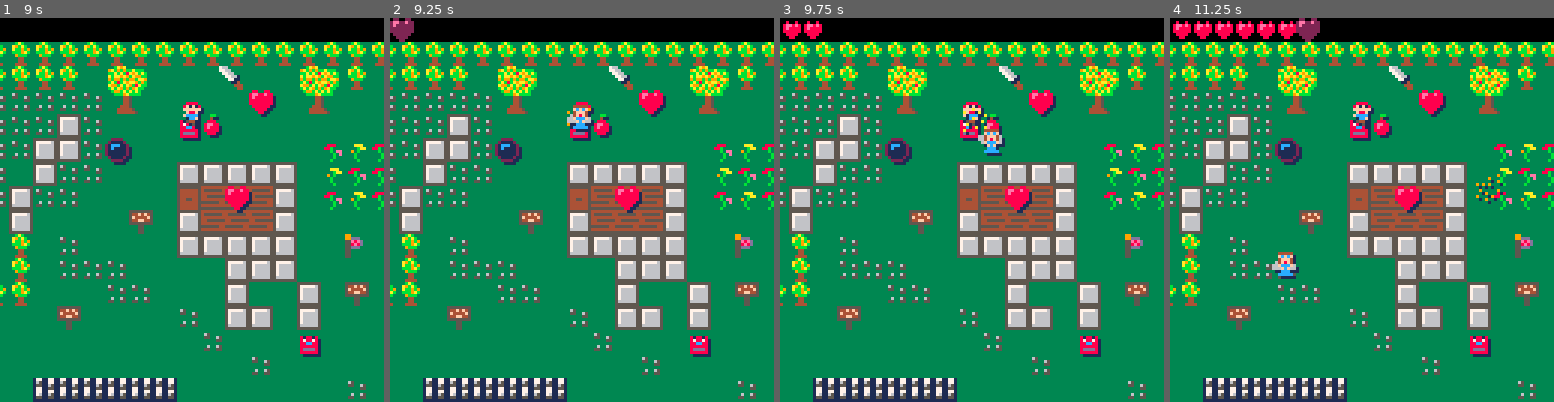
Above: before the commit, frames 1-4 (left to right).
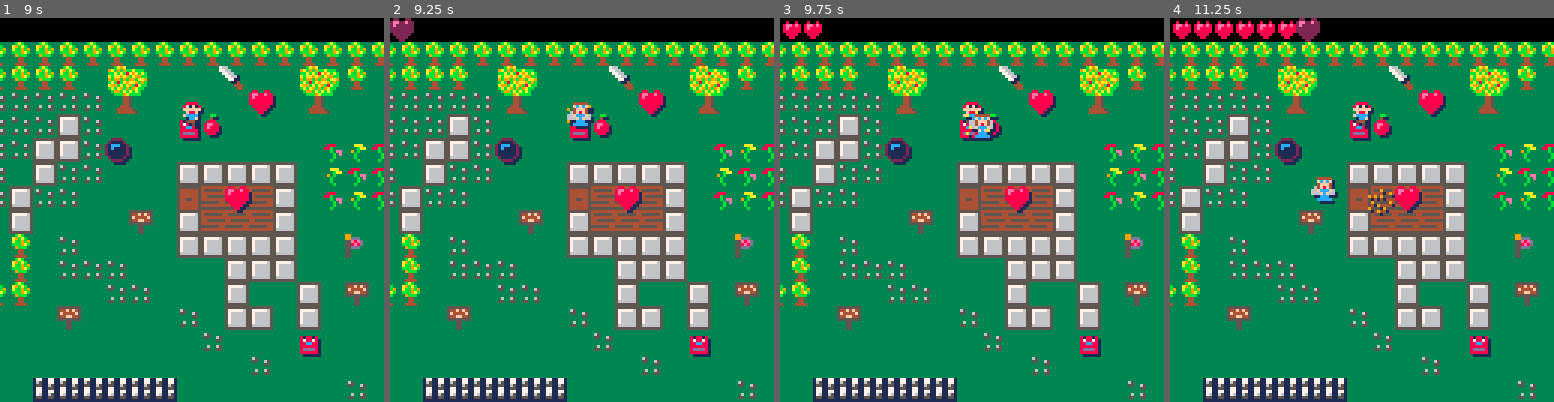
Above: after the commit, the same moments.

Repository: sdegutis/shepherdgame.com
Game: PICO-8 cartridge harbinger.p8
Same seed, same stepped clock (60 frames per second), same inputs: the game is played once before the commit and once after it.
Inputs:
- Up to frame 1 (9 s): tap O (Z key) at 0.33, 1.07, 2.22, 3.72, 5.22, 6.72, 8.22 s; tap Down at 0.7 s; tap X (X key) at 1.43, 2.07, 2.82, 3.57, 4.32, 5.07, 5.82, 6.57, 7.32, 8.07, 8.82 s; hold Up 1.97-2.63 s; hold Right 2.68-3.02 s; hold Down 3.07-3.73 s; hold Left 3.78-4.12 s; hold Up 4.17-4.5 s; hold Left 4.55-5.05 s; hold Right 5.1-5.93 s; hold Up 5.98-6.65 s; hold Right 6.7-7.03 s; hold Down 7.08-7.75 s; hold Left 7.8-8.13 s; hold Up 8.18-8.52 s; hold Left from 8.57 s (still down)
- Up to frame 2 (9.25 s): release Left at 9.07 s; hold Right from 9.12 s (still down)
- Up to frame 3 (9.75 s): keep holding Right; tap X (X key) at 9.57 s; tap O (Z key) at 9.72 s
- Up to frame 4 (11.25 s): release Right at 9.95 s; hold Up 10-10.67 s; tap X (X key) at 10.32, 11.07 s; hold Right 10.72-11.05 s; hold Down from 11.1 s (still down); tap O (Z key) at 11.22 s

Frame 1 is identical in both runs. In frame 2, 0.3% of the frame differs, in the area x 46-54%, y 21-30%; in frame 3, 0.7%; in frame 4, 1.0%, in the area x 26-87%, y 41-68%.

Commit message:
Slightly less crazy fairie

Diff:
--- a/harbinger.p8
+++ b/harbinger.p8
@@ -167,11 +167,11 @@
 
 function drawfairie()
 	if fairie then
-	 local x1 = fairie.x+sin(fairie.t/30)*fairie.t
-	 local y1 = fairie.y+cos(fairie.t/20)*fairie.t
-
-	 local x2 = fairie.x+sin(fairie.t/(30*1.1))*fairie.t
-	 local y2 = fairie.y+cos(fairie.t/(20*1.1))*fairie.t
+	 local x1 = fairie.x+sin(fairie.t/30)*fairie.t/2
+	 local y1 = fairie.y+cos(fairie.t/20)*fairie.t/2
+
+	 local x2 = fairie.x+sin(fairie.t/(30*1.05))*fairie.t/2
+	 local y2 = fairie.y+cos(fairie.t/(20*1.05))*fairie.t/2
 
 		for i=1,15 do pal(i,1) end
 		spr(fairie.s+2, x2+1, y2+1)
